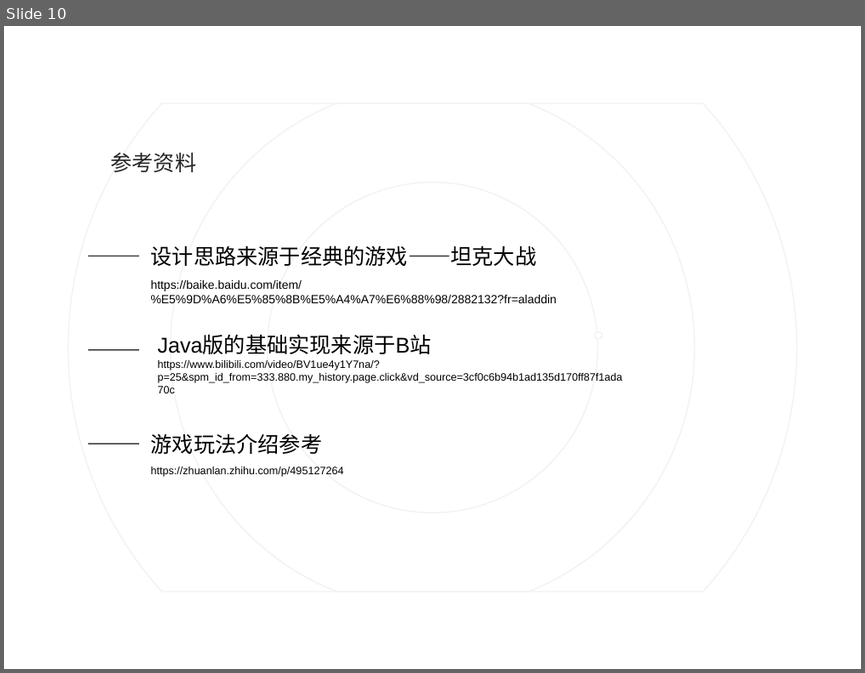
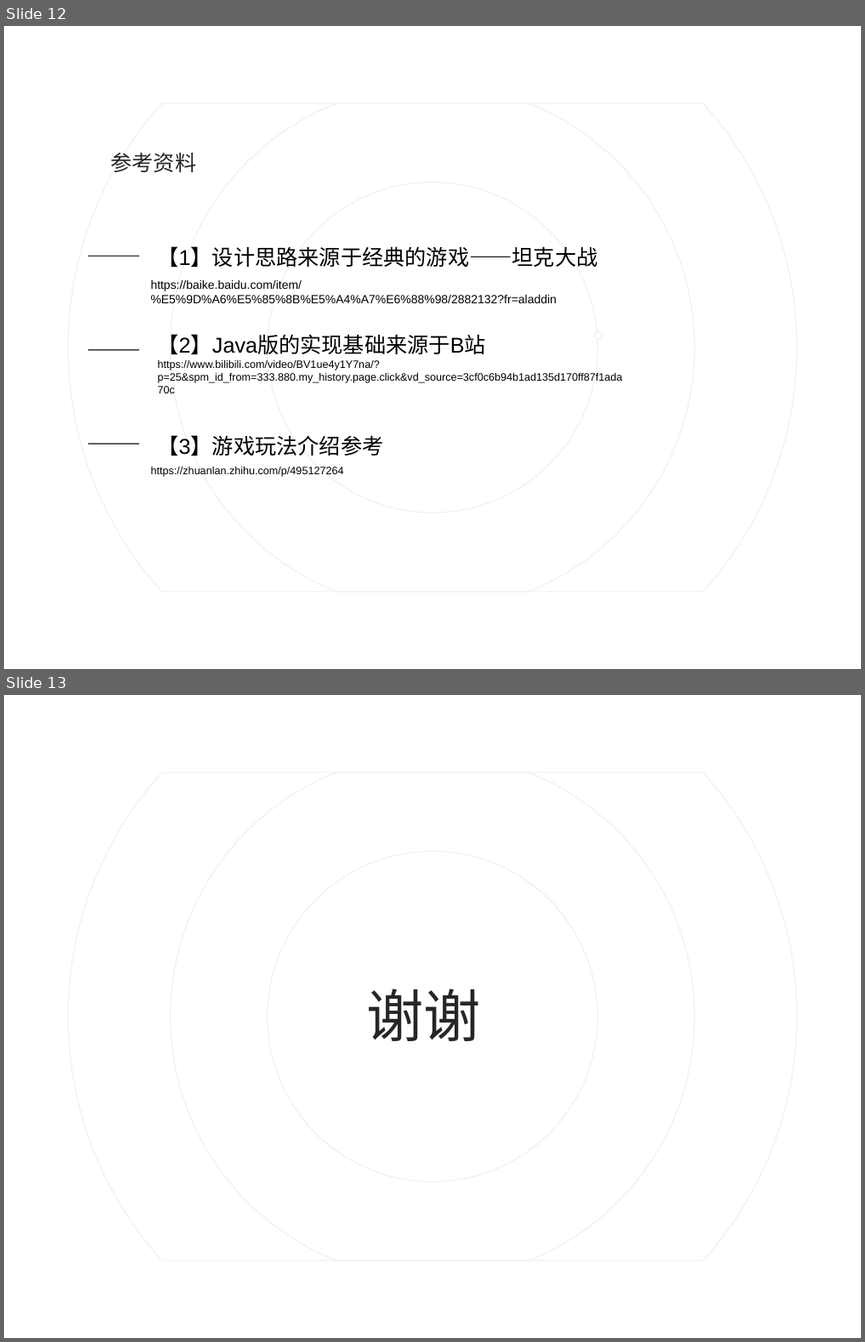
Before and after one commit to agukl/tankWar, a slide deck: 坦克大战.ppt. Shown one above the other, each under a label of ours: slide 10 before the commit, slides 12 and 13 after it. The pictures are 865x673 and 865x1342 pixels, drawn with LibreOffice and Linux fonts; fonts in the diff are those of the drawing. Boxes give left, top, right and bottom in pixels: in the first picture for what was removed or moved away, otherwise in the second. Text is boxed around its words. In the diff, an @@ line names an element or a change of style, - is before the commit and + after.

```diff
--- a/坦克大战.ppt
+++ b/坦克大战.ppt
@@ slide 13 added at bbox=[4, 695, 861, 1338], background #FFFFFF @@
@@ freeform shape added at bbox=[69, 772, 796, 1259], outline #F2F2F2 0.99 pt @@
@@ freeform shape added at bbox=[171, 772, 694, 1259], outline #F2F2F2 0.99 pt @@
@@ ellipse added at bbox=[267, 851, 597, 1181], outline #F2F2F2 0.99 pt @@
@@ text added at bbox=[367, 988, 481, 1041], 48 pt, text #262626 @@
+谢谢
@@ what was slide 10 is now slide 12 @@
@@ slide 12 changed as well @@
@@ text at bbox=[158, 246, 598, 267]: text changed @@
-设计思路来源于经典的游戏——坦克大战
+【1】设计思路来源于经典的游戏——坦克大战
@@ text at bbox=[158, 334, 486, 355]: text changed @@
-Java版的基础实现来源于B站
+【2】Java版的实现基础来源于B站
@@ text at bbox=[158, 435, 384, 456]: text changed @@
-游戏玩法介绍参考
+【3】游戏玩法介绍参考
```
Also in this commit, not shown: 9 other slides changed, 2 other slides added, 2 other files.
